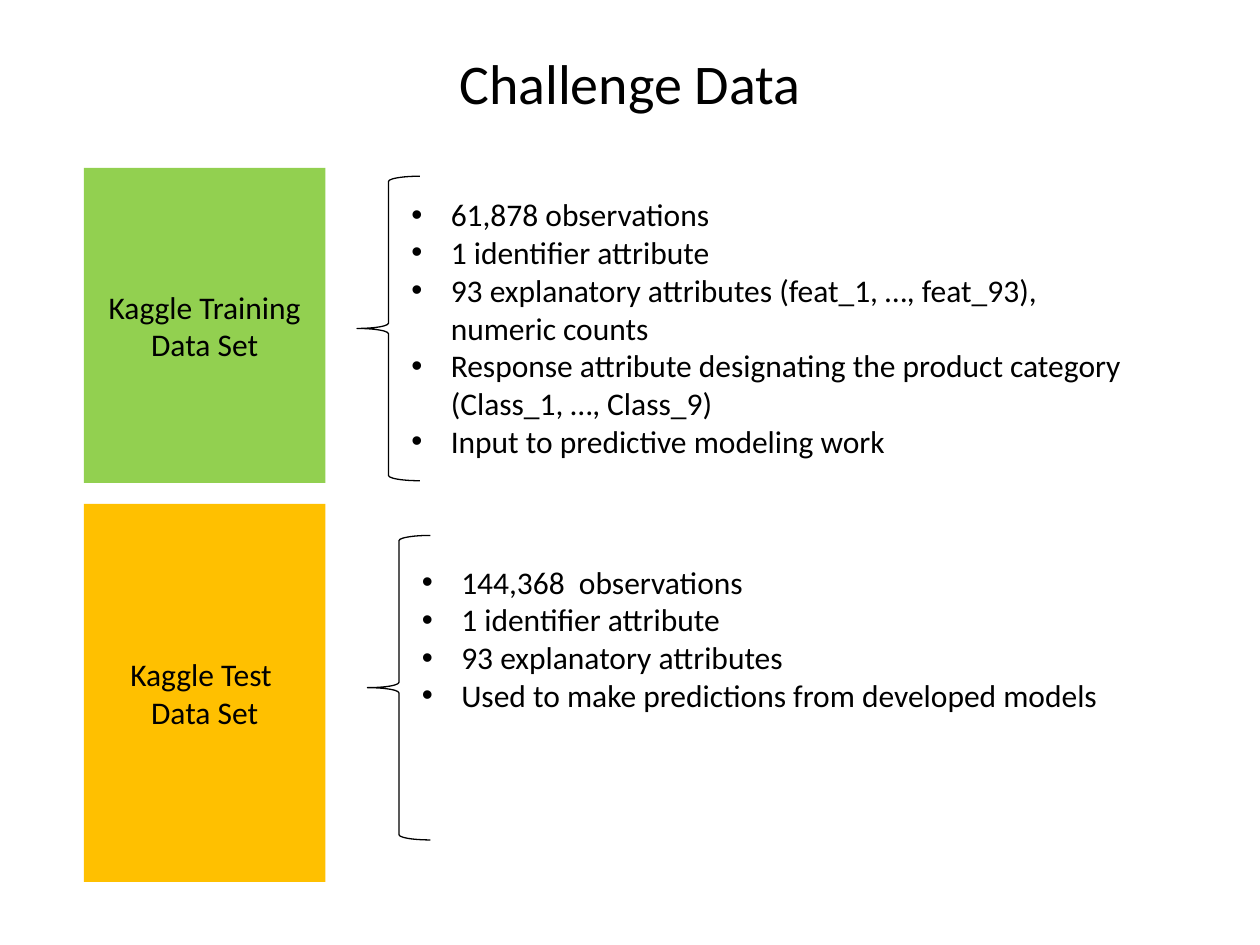
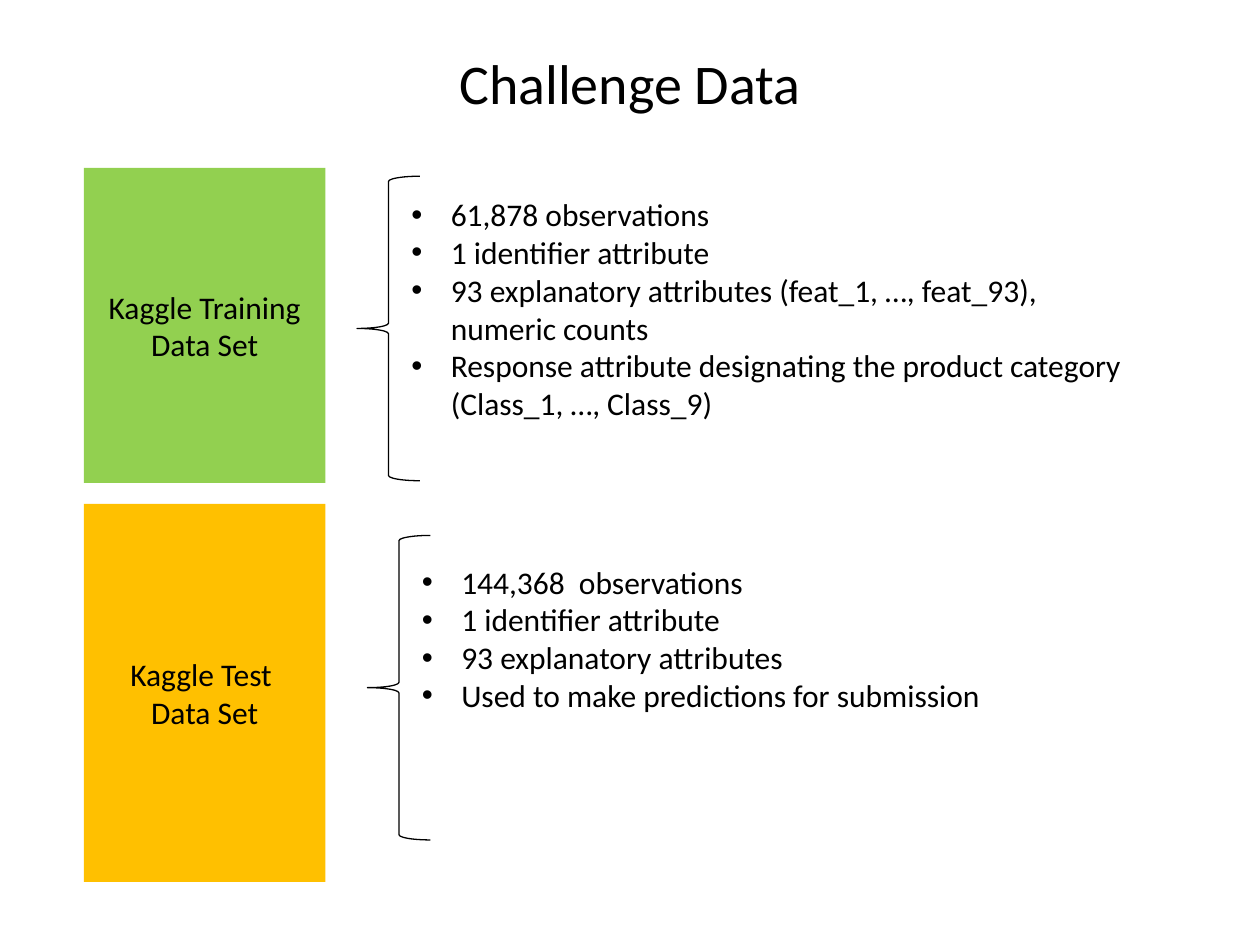
Before and after one commit to jimthompson5802/kaggle-OttoGroup, a slide deck: slide 3 of presentations/OttoGroupOverview.pptx. Drawn at 1260x945 pixels with LibreOffice and Linux fonts; fonts in the diff are those of the drawing. Boxes give left, top, right and bottom in pixels: in the first picture for what was removed or moved away, otherwise in the second. Text is boxed around its words. In the diff, an @@ line names an element or a change of style, - is before the commit and + after.

```diff
--- a/presentations/OttoGroupOverview.pptx
+++ b/presentations/OttoGroupOverview.pptx
@@ text at bbox=[451, 431, 885, 459]: paragraph removed @@
-• Input to predictive modeling work
@@ text at bbox=[461, 685, 980, 712]: text changed @@
-• Used to make predictions from developed models
+• Used to make predictions for submission
```
Also in this commit, not shown: 2 other slides changed, 1 slide added.
